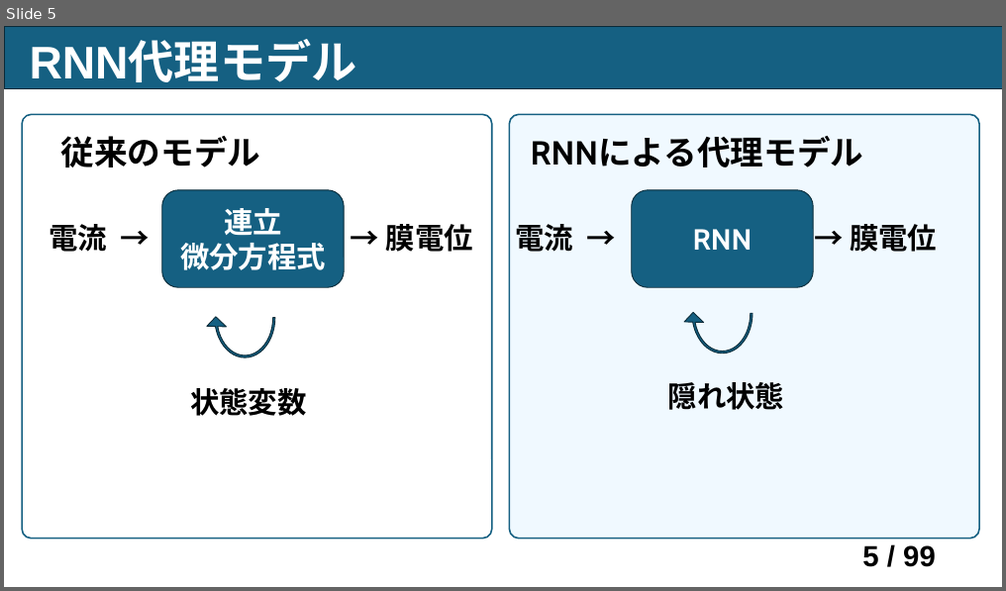
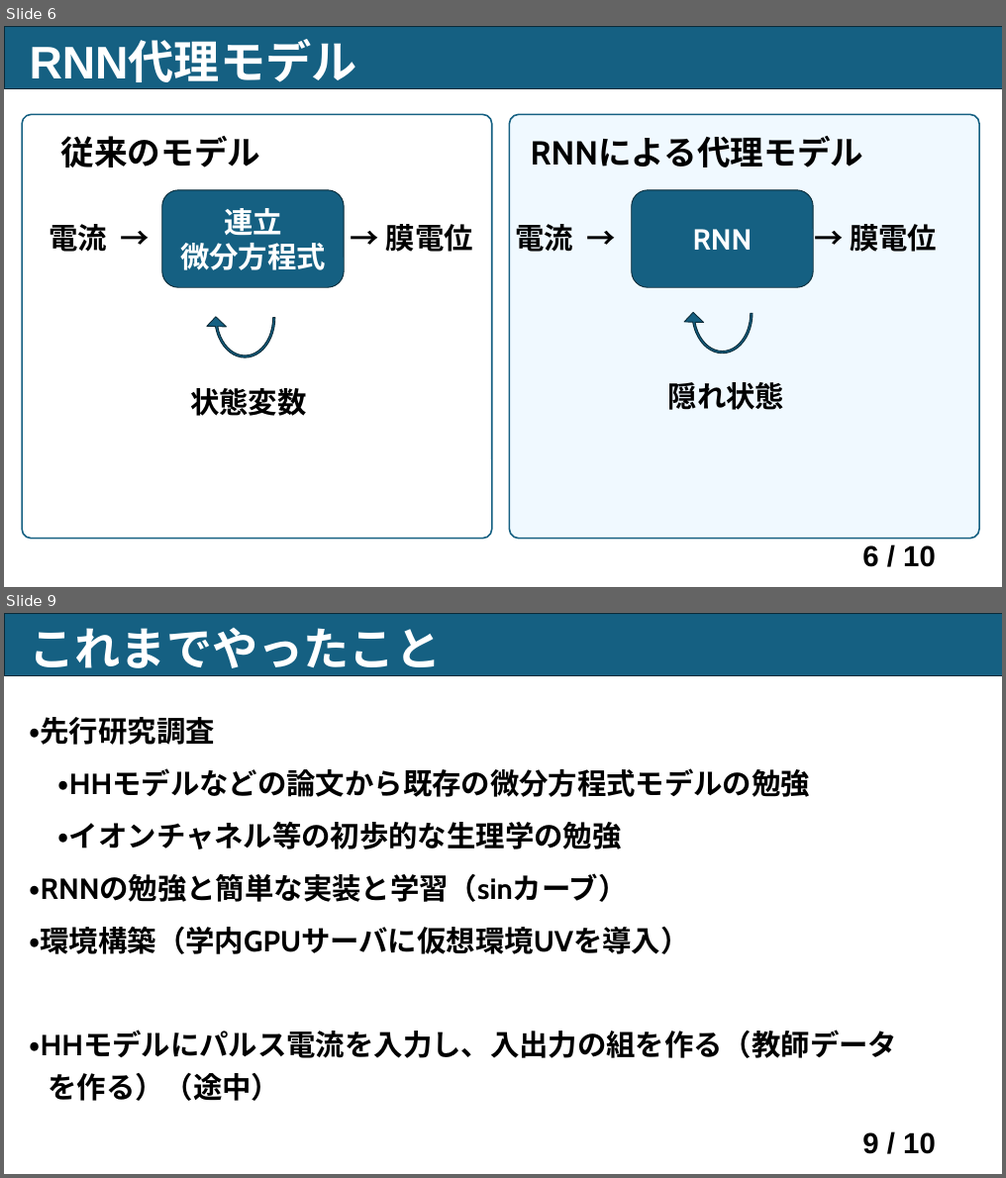
Before and after one commit to bcl-group/2703-yamashita-bashelor-thesis, a slide deck: 卒論/卒論スライド.pptx. Shown one above the other, each under a label of ours: slide 5 before the commit, slides 6 and 9 after it; the slides between them are not shown. The pictures are 1006x591 and 1006x1178 pixels, drawn with LibreOffice and Linux fonts; fonts in the diff are those of the drawing. Boxes give left, top, right and bottom in pixels: in the first picture for what was removed or moved away, otherwise in the second. Text is boxed around its words. In the diff, an @@ line names an element or a change of style, - is before the commit and + after.

Commit message:
9月まで

```diff
--- a/卒論/卒論スライド.pptx
+++ b/卒論/卒論スライド.pptx
@@ slide 9 added at (x1=4, y1=613, x2=1002, y2=1174), background #FFFFFF; not listed: 2 template elements that a slide beside it also shows @@
@@ title added at (x1=30, y1=627, x2=442, y2=677), 44 pt, text #FFFFFF, bold @@
+これまでやったこと
@@ text added at (x1=30, y1=717, x2=898, y2=1101), 28 pt, text #000000, bold @@
+・先行研究調査
+・HHモデルなどの論文から既存の微分方程式モデルの勉強
+・イオンチャネル等の初歩的な生理学の勉強
+・RNNの勉強と簡単な実装と学習（sinカーブ）
+・環境構築（学内GPUサーバに仮想環境UVを導入）
+・HHモデルにパルス電流を入力し、入出力の組を作る（教師データを作る）（途中）
@@ what was slide 5 is now slide 6 @@
@@ page number at (x1=862, y1=546, x2=936, y2=568): text changed @@
-5 / 99
+6 / 10
```
Also in this commit, not shown: 5 slides changed, 2 other slides added, 2 slides removed, 17 other files.
